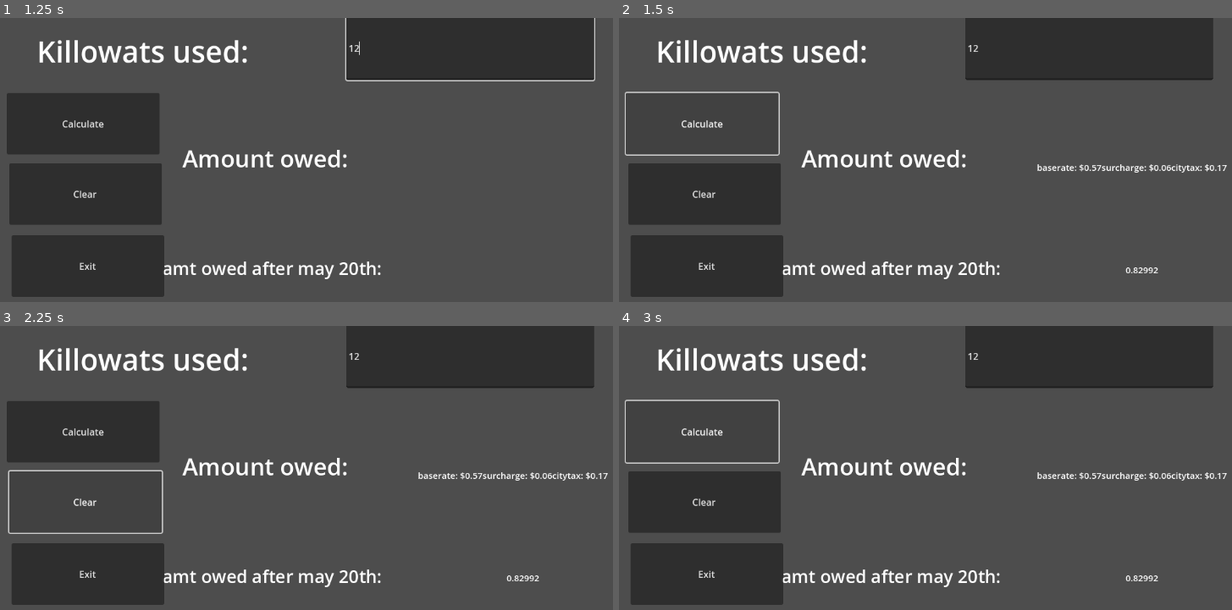
Above: before the commit, frames 1-4 (two rows, left to right).
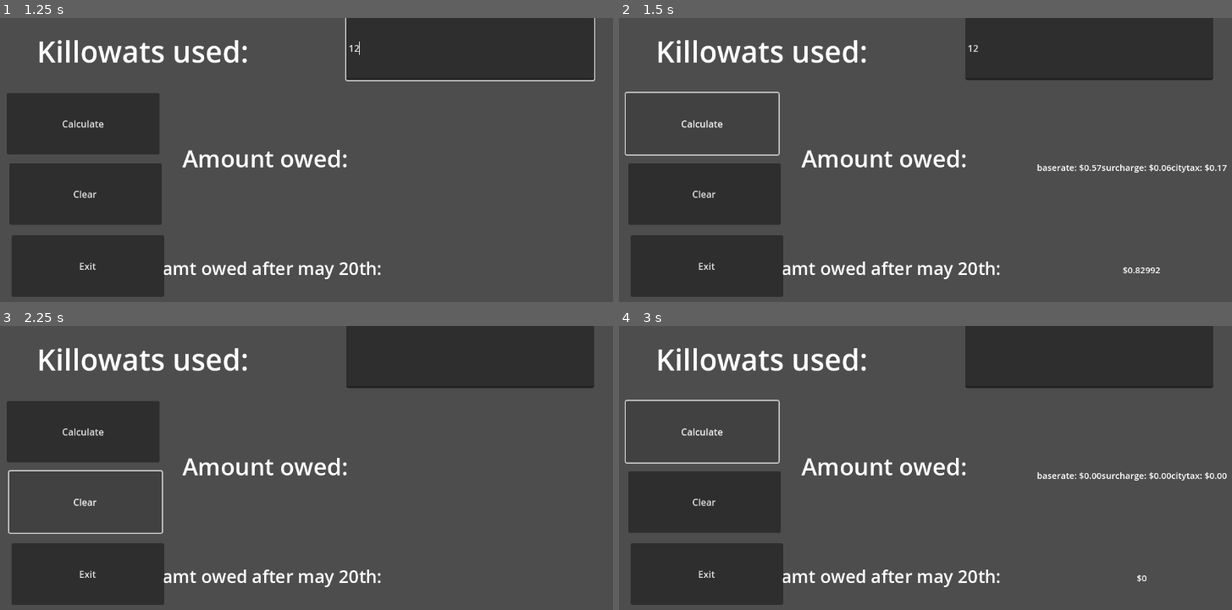
Above: after the commit, the same moments.

Repository: O-white1/Game-Desgin
Game: Godot game, scene res://prog_93a.tscn
Two runs of this game, one before a commit and one after it. Both use one fixed random seed, a clock stepped at 60 frames per second and the inputs below. This scene is started directly instead of the project's main scene.
Inputs (mouse positions are in pixels of both pictures, inside the frame that each line leads up to):
- Up to frame 1 (1.25 s): click (472, 49) at 0.52 s; type "12" at 0.6 s
- Up to frame 2 (1.5 s): click "Calculate" at 1.25 s
- Up to frame 3 (2.25 s): click "Clear" at 2 s
- Up to frame 4 (3 s): click "Calculate" at 2.75 s

Frame 1 is identical in both runs. In frame 2, 0.1% of the frame differs, in the area x 82-89%, y 87-91%; in frame 3, 0.5%, in the area x 56-100%, y 9-90%; in frame 4, 0.1%.
Error before the commit: Invalid assignment of property or key 'text' with value of type 'float' on a base object of type 'Label'. (res://prog_93a.gd:26)

Commit message:
YIPPIE
yyyyyyeeeeeeeeeeeeeeeeeeeeeeeeeeeeeeeeeeeeeeeeeeeeeeeehaaaaaaaaaaaaaaaaaaaaaaaaaaaaaaaaaaaaaaaaaaaaaaaaaaaaaaawwwwwwwwwwww

Diff:
--- a/prog_93a.gd
+++ b/prog_93a.gd
@@ -23,4 +23,12 @@
 	var total = baserate + surcharge + citytax
 	$amt_owed.text = "baserate: $%.2f" %(baserate) + "surcharge: $%.2f" %(surcharge) + "citytax: $%.2f" %(citytax)
 	var late_fee = total * 1.04
-	$amt_owed2.text = late_fee
+	$amt_owed2.text = "$" + str(late_fee)
+
+
+
+
+func _on_btn_clear_pressed():
+	$amt_owed.text = ""
+	$amt_owed2.text = ""
+	$txt_killowats.text = ""
--- a/prog_93a.tscn
+++ b/prog_93a.tscn
@@ -110,4 +110,5 @@
 "
 
 [connection signal="pressed" from="btn_calc" to="." method="_on_btn_calc_pressed"]
+[connection signal="pressed" from="btn_clear" to="." method="_on_btn_clear_pressed"]
 [connection signal="pressed" from="btn_exit" to="." method="_on_btn_exit_pressed"]
